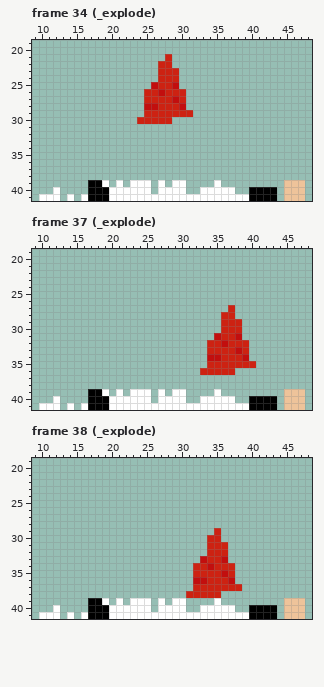
Pixel-art file, stored at assets/sprites/PlayerGnomeAnimation.aseprite. Above: the version before the commit.
64x42 pixels, 39 frames. Shown: frame 34 (_explode): x 9..48, y 19..41; frame 37 (_explode): x 9..48, y 19..41; frame 38 (_explode): x 9..48, y 19..41.
Once edited:
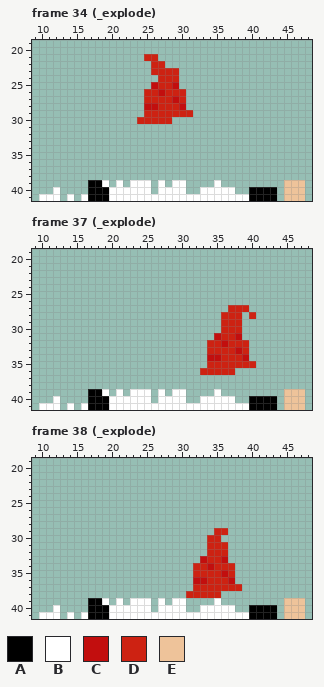
Palette (. is transparent): A #000000  B #ffffff  C #c20e0e  D #cd2212  E #eec39a
The edit:
--- frame 34 (_explode)
@@ x 23..30 @@
 20 ........
-21 .....D..
-22 ....DD..
-23 ....DDD.
+21 ..DD....
+22 ...DD...
+23 ...DDDD.
 24 ....DDD.
--- frame 37 (_explode)
@@ x 36..42 @@
 26 .......
-27 .D.....
-28 DD.....
+27 .DDD...
+28 DDD.D..
 29 DDD....
--- frame 38 (_explode)
@@ x 34..38 @@
 28 .....
-29 .D...
+29 .DD..
 30 DD...
Boxes around the changes in both pictures, in picture pixels (x1, y1, x2, y2):
changed: (144, 54, 172, 75)
added: (235, 305, 256, 319)
added: (221, 528, 228, 535)
